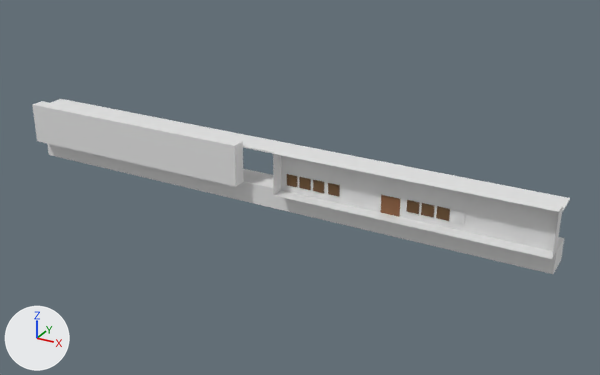
An edit to the Blender file Assets/Map/Sekolah/Gedung 1/Bangunan ruangan kelas.blend, drawn before and after from the same camera.
Both versions are drawn from a camera (50 mm lens) standing at (35.3, -88.6, 45.8) and looking at (-13.3, -0.2, 1.6). The lights are fixed; the arrows at lower left show +X, +Y and +Z.
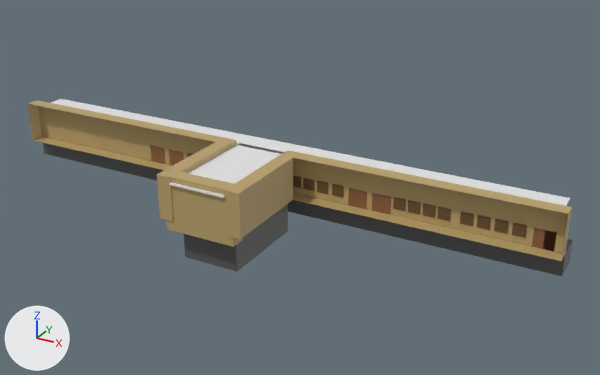
What differs and where, as boxes (x1, y1, x2, y2) in the pictures (600 x 375 px):
'Cube', recoloured, moved, modifiers changed, rescaled (white to brown, 87% wider, 46% taller)
    before: (273, 149, 563, 259)
    after: (28, 100, 572, 261)
'Cube.005', moved, rescaled (46% narrower, 36% shorter)
    before: (32, 101, 244, 187)
    after: (169, 143, 283, 198)
'Cube.001', recoloured, rescaled (7% taller)
    before: (47, 144, 564, 274)
    after: (43, 137, 573, 276)
'Cube.024', added (brown)
    after: (157, 142, 293, 239)
'Cube.035', added (brown)
    after: (164, 170, 242, 247)
'Cube.036', added
    after: (184, 204, 288, 272)
'Cube.002', recoloured, rescaled
    before: (390, 197, 400, 217)
    after: (150, 145, 391, 215)
'Cube.004', recoloured, rescaled (1955% wider, 219% taller)
    before: (381, 195, 391, 215)
    after: (157, 147, 382, 213)
'Cube.012', recoloured
    both: (437, 206, 465, 224)
'Cube.023', added
    after: (169, 149, 367, 209)
'Cube.022', added
    after: (176, 151, 358, 207)
'Cube.034', added
    after: (543, 230, 557, 251)
'Cube.033', added
    after: (532, 228, 545, 249)
'Cube.020', recoloured, rescaled (1115% wider, 200% taller)
    before: (328, 183, 340, 197)
    after: (187, 153, 344, 197)
'Cube.031', added
    after: (512, 223, 527, 238)
'Cube.016', recoloured, rescaled, moved
    before: (299, 177, 311, 190)
    after: (303, 178, 315, 191)
'Cube.030', added
    after: (494, 219, 509, 234)
'Cube.019', recoloured, rescaled
    before: (313, 180, 324, 193)
    after: (317, 181, 328, 194)
'Cube.027', added
    after: (477, 215, 491, 230)
'Cube.026', added
    after: (460, 211, 474, 226)
'Cube.015', recoloured, rescaled
    before: (287, 174, 297, 187)
    after: (293, 175, 301, 188)

Diff of the bpy script that builds the scene:
```diff
--- a/Assets/Map/Sekolah/Gedung 1/Bangunan ruangan kelas.blend.py
+++ b/Assets/Map/Sekolah/Gedung 1/Bangunan ruangan kelas.blend.py
@@ me_cube_002 @@
 me_cube_002.from_pydata(...)  # 8 vertices, 5 faces; spans x -1.0..1.0, y -1.0..1.0, z -1.0..1.0
+me_cube_002.materials.append(mat_gedung)  # brown #bca36d
@@ me_cube_003 @@
 me_cube_003.from_pydata(...)  # 8 vertices, 6 faces; spans x -1.0..1.0, y -1.0..1.0, z -1.0..1.0
+me_cube_003.materials.append(mat_semen)  # dark grey #595959
@@ me_cube_015 @@
 me_cube_015.from_pydata(...)  # 36 vertices, 34 faces; spans x -1.0..1.0, y -1.0..1.0, z -1.0..1.0
+me_cube_015.materials.append(mat_jendela_001)  # brown #6b4e2e
@@ ob_cube @@
 ob_cube = bpy.data.objects.new('Cube', me_cube_002)
-ob_cube.location = (1.63, 0.0, 3.0)
+ob_cube.location = (2.64, 0.0, 3.0)
 ob_cube.scale = (18.5, 1.0, 3.0)
+_m = ob_cube.modifiers.new('Mirror', 'MIRROR')
+_m.mirror_object = ob_cube_001
@@ ob_cube_001 @@
 ob_cube_001.location = (-19.87, 2.99, -1.48)
-ob_cube_001.scale = (40.0, 2.0, 1.5)
+ob_cube_001.scale = (41.0, 2.0, 1.5)
@@ ob_cube_005 @@
 ob_cube_005 = bpy.data.objects.new('Cube.005', me_cube_007)
-ob_cube_005.location = (-41.37, 0.0, 3.0)
-ob_cube_005.scale = (18.5, 1.0, 3.0)
+ob_cube_005.location = (-19.83, -6.25, 5.2)
+ob_cube_005.scale = (4.0, 8.0, 0.1)
@@ ob_cube_016 @@
 ob_cube_016 = bpy.data.objects.new('Cube.016', me_cube_019)
-ob_cube_016.location = (-13.15, 1.0, 1.77)
+ob_cube_016.location = (-12.56, 1.0, 1.77)
 ob_cube_016.scale = (0.812, 0.101, 0.794)
@@ ob_cube_022 @@
+ob_cube_022 = bpy.data.objects.new('Cube.022', me_cube_001)  # a box spanning x -1.0..1.0, y -1.0..1.0, z -1.0..1.0; in mat_pintu_002 (brown #8b5e3c); modifiers MIRROR
+ob_cube_022.location = (-6.07, 1.04, 1.23)
+ob_cube_022.scale = (0.65, 0.07, 1.25)
@@ ob_cube_023 @@
+ob_cube_023 = bpy.data.objects.new('Cube.023', me_cube_009)  # a box spanning x -1.0..1.0, y -1.0..1.0, z -1.0..1.0; in mat_pintu_001 (brown #8b5e3c); modifiers MIRROR
+ob_cube_023.location = (-4.77, 1.04, 1.23)
+ob_cube_023.scale = (0.65, 0.07, 1.25)
@@ ob_cube_036 @@
+ob_cube_036 = bpy.data.objects.new('Cube.036', me_cube_039)  # a box spanning x -1.0..1.0, y -1.0..1.0, z -1.0..1.0; in mat_semen (dark grey #595959)
+ob_cube_036.location = (-19.87, -5.46, -2.99)
+ob_cube_036.rotation_euler = (0.0, 0.0, 1.571)  # degrees (0, 0, 90)
+ob_cube_036.scale = (6.5, 4.0, 3.0)
@@ ob_cube_035 @@
+ob_cube_035 = bpy.data.objects.new('Cube.035', me_cube_038)  # a box spanning x -1.0..1.0, y -1.0..1.0, z -1.0..1.0; in mat_gedung_001 (brown #bca36d)
+ob_cube_035.location = (-19.97, -12.85, 2.32)
+ob_cube_035.scale = (5.0, 1.0, 3.7)
@@ ob_cube_024 @@
+ob_cube_024 = bpy.data.objects.new('Cube.024', me_cube_037)  # a box spanning x -1.0..1.0, y -1.0..1.0, z -1.0..1.0; in mat_gedung_001 (brown #bca36d); modifiers MIRROR
+ob_cube_024.location = (-14.86, -7.51, 3.0)
+ob_cube_024.rotation_euler = (0.0, 0.0, 1.571)  # degrees (0, 0, 90)
+ob_cube_024.scale = (6.5, 1.0, 3.0)
@@ ob_cube_034 @@
+ob_cube_034 = bpy.data.objects.new('Cube.034', me_cube_035)  # a box spanning x -1.0..1.0, y -1.0..1.0, z -1.0..1.0; in mat_pintu (brown #8b5e3c); modifiers MIRROR
+ob_cube_034.location = (19.21, 1.04, 1.23)
+ob_cube_034.scale = (0.65, 0.07, 1.25)
@@ ob_cube_033 @@
+ob_cube_033 = bpy.data.objects.new('Cube.033', me_cube_034)  # a box spanning x -1.0..1.0, y -1.0..1.0, z -1.0..1.0; in mat_pintu (brown #8b5e3c)
+ob_cube_033.location = (17.91, 1.04, 1.23)
+ob_cube_033.scale = (0.65, 0.07, 1.25)
@@ ob_cube_031 @@
+ob_cube_031 = bpy.data.objects.new('Cube.031', me_cube_023.copy())  # the mesh of ob_cube_020
+ob_cube_031.location = (15.6, 1.0, 1.77)
+ob_cube_031.scale = (0.812, 0.101, 0.794)
@@ ob_cube_030 @@
+ob_cube_030 = bpy.data.objects.new('Cube.030', me_cube_023.copy())  # the mesh of ob_cube_020
+ob_cube_030.location = (13.44, 1.0, 1.77)
+ob_cube_030.scale = (0.812, 0.101, 0.794)
@@ ob_cube_027 @@
+ob_cube_027 = bpy.data.objects.new('Cube.027', me_cube_023.copy())  # the mesh of ob_cube_020
+ob_cube_027.location = (11.3, 1.0, 1.77)
+ob_cube_027.scale = (0.812, 0.101, 0.794)
@@ ob_cube_026 @@
+ob_cube_026 = bpy.data.objects.new('Cube.026', me_cube_023.copy())  # the mesh of ob_cube_020
+ob_cube_026.location = (9.2, 1.0, 1.77)
+ob_cube_026.scale = (0.812, 0.101, 0.794)
```
